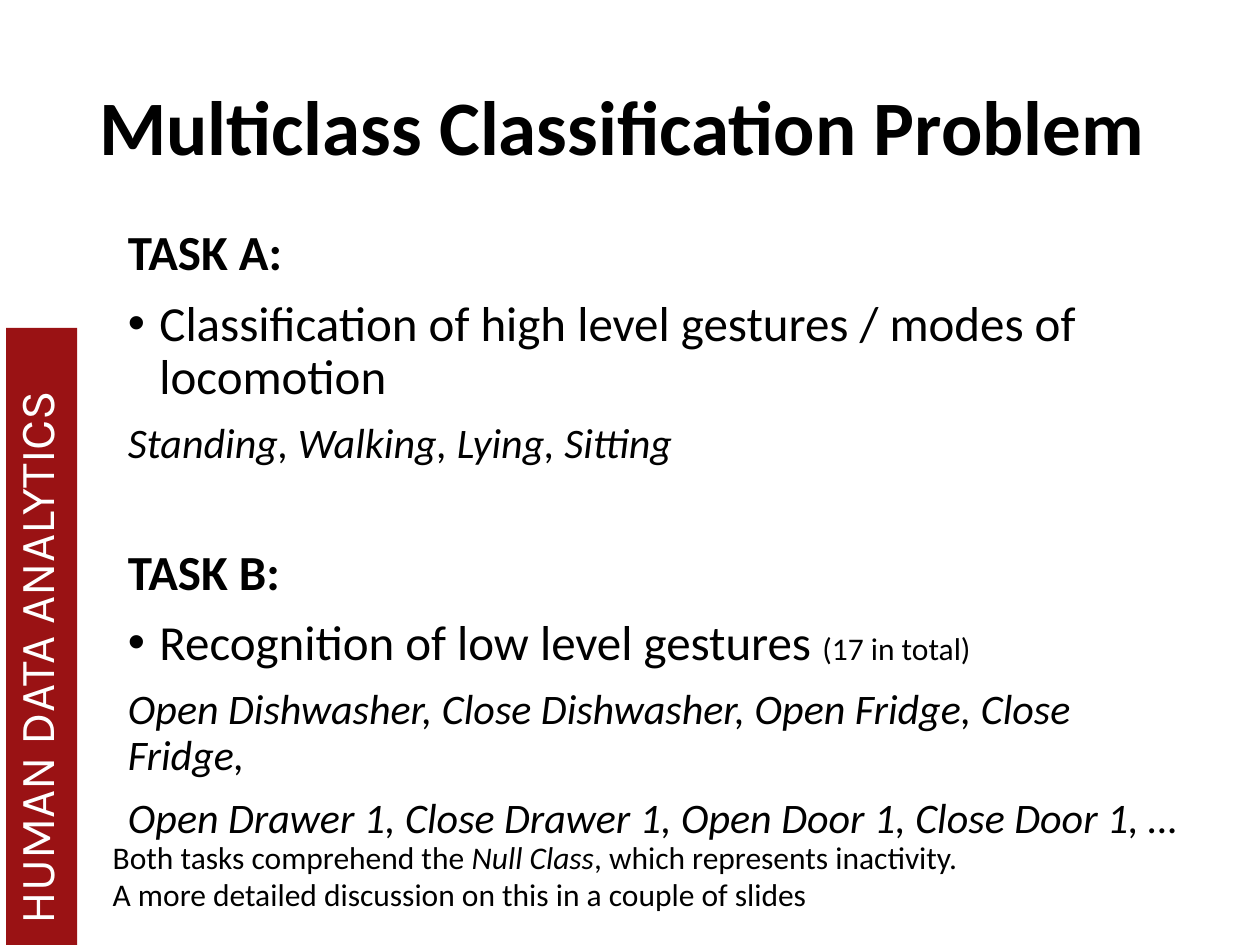
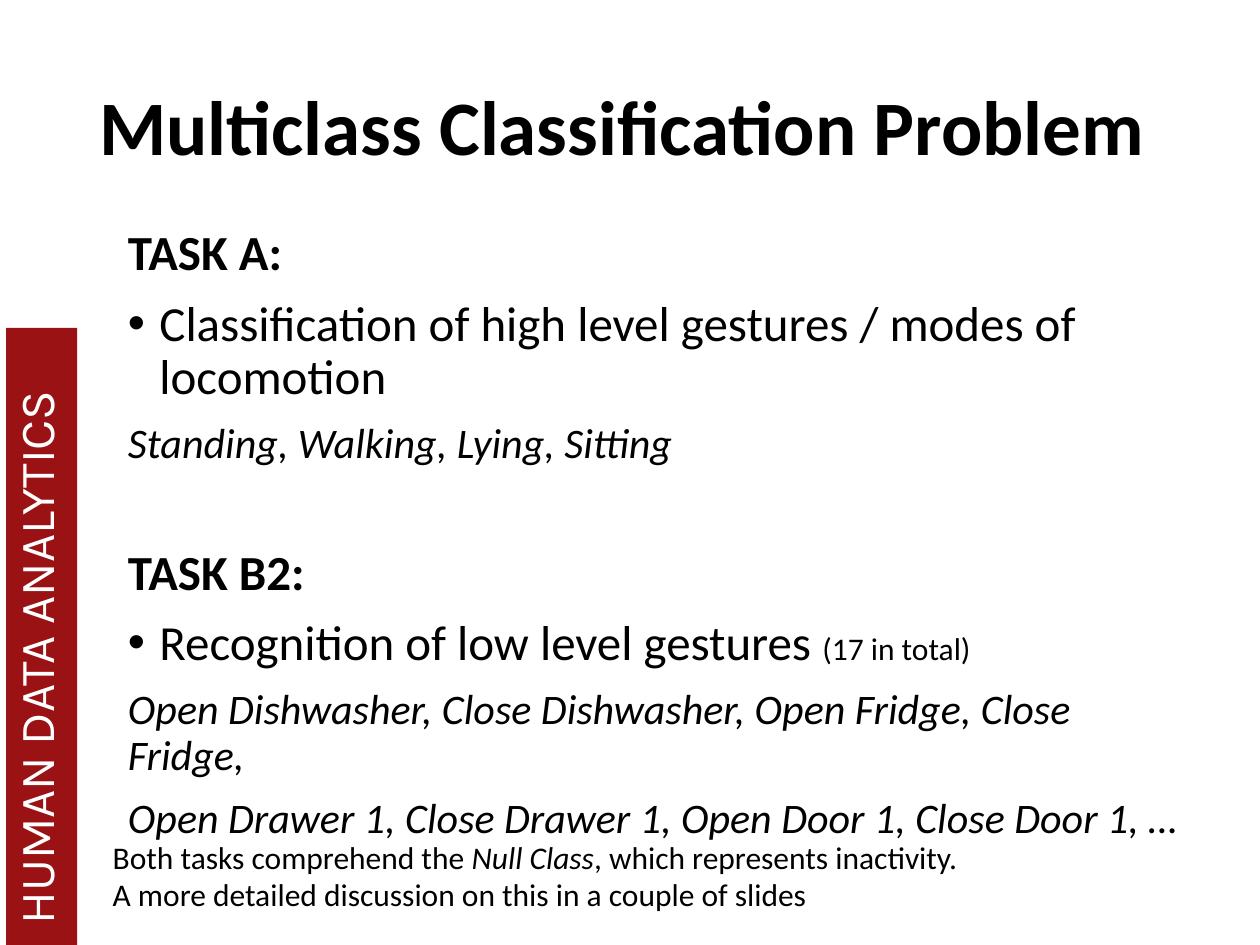
Before and after one commit to MatteoDrago/hda-project, a slide deck: slide 6 of presentation/HDA 2018.pptx. Drawn at 1260x945 pixels with LibreOffice and Linux fonts; fonts in the diff are those of the drawing; background and template pictures are left out. Boxes give left, top, right and bottom in pixels: in the first picture for what was removed or moved away, otherwise in the second. Text is boxed around its words. In the diff, an @@ line names an element or a change of style, - is before the commit and + after.

```diff
--- a/presentation/HDA 2018.pptx
+++ b/presentation/HDA 2018.pptx
@@ text at (128, 558, 305, 591): text changed @@
-TASK B:
+TASK B2:
```
Also in this commit, not shown: 2 other slides changed.
